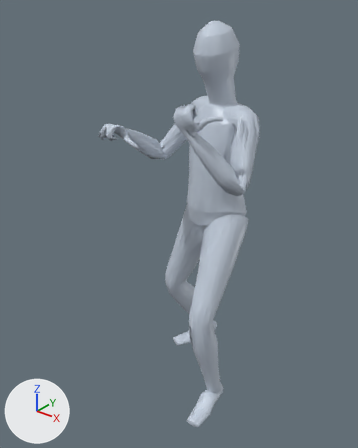
Before and after pictures for a commit that changed the glTF model app/assets/anims/Base/two_hand_block_hit.glb.
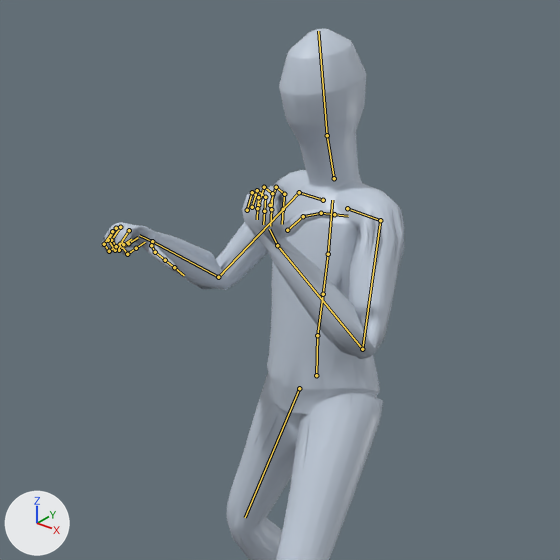
Each version appears first whole from a 50 mm camera at (1.147, -1.693, 1.836) aimed at (-0.11, -0.122, 0.862), and next in a close-up on the part from 12% to 96% of the width and 1% to 68% of the height. Lighting does not change. The marker at lower left points along +X, +Y and +Z. The last two pictures show the newer version. Both versions are drawn at frame 11 of the action 'Animation'; the numbers are the values there. The bones that change, and the others that lie on the model, are drawn over the model as lines in the close-ups.

Objects in the first close-up: 'Body_human_male'.
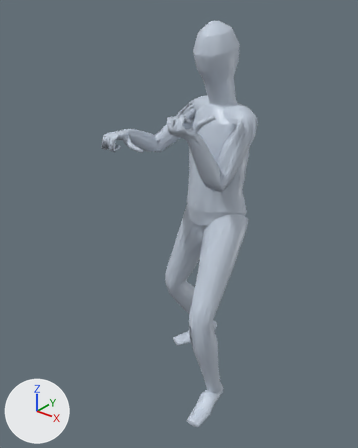
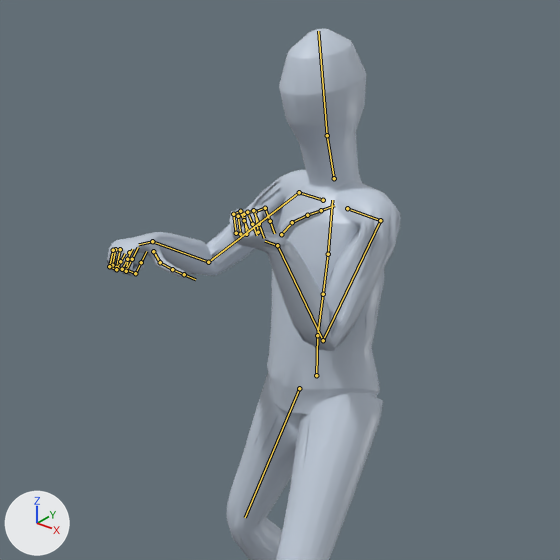
The change in detail:
Bone 'mixamorig:LeftArm' (bone_mixamorig_leftarm) turns from (-63, -29, -6) to (-97, -31, 10) degrees about its own x, y and z.
Bone 'mixamorig:LeftHand' (bone_mixamorig_lefthand) turns from (76, -70, -77) to (20, -71, 14) degrees about its own x, y and z.
Bone 'mixamorig:RightArm' (bone_mixamorig_rightarm) turns from (-55, 34, 26) to (-41, 27, 34) degrees about its own x, y and z.
Bone 'mixamorig:RightHand' (bone_mixamorig_righthand) turns from (11, -51, -14) to (-8, -39, -21) degrees about its own x, y and z.

Where the change shows, as pixel boxes (x1, y1, x2, y2) in the close-ups (560 x 560 px):
'Body_human_male', posed: before (101, 29, 404, 560); after (107, 29, 401, 560)
bone 'mixamorig:LeftArm', root to tip: before (380, 220) to (362, 349); after (380, 220) to (323, 340)
bone 'mixamorig:LeftHand', root to tip: before (277, 245) to (269, 229); after (277, 245) to (265, 241)
bone 'mixamorig:RightArm', root to tip: before (299, 192) to (218, 277); after (299, 192) to (208, 262)
bone 'mixamorig:RightHand', root to tip: before (152, 241) to (139, 235); after (152, 241) to (139, 244)
